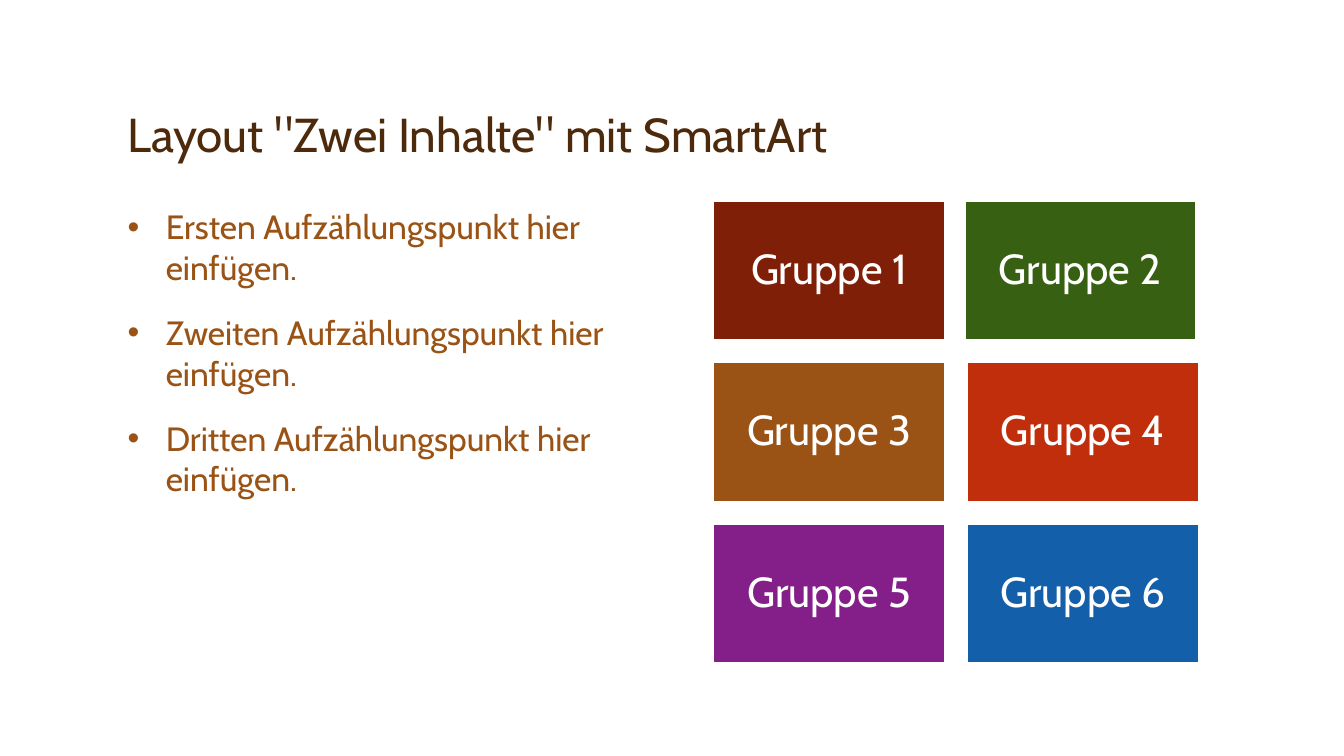
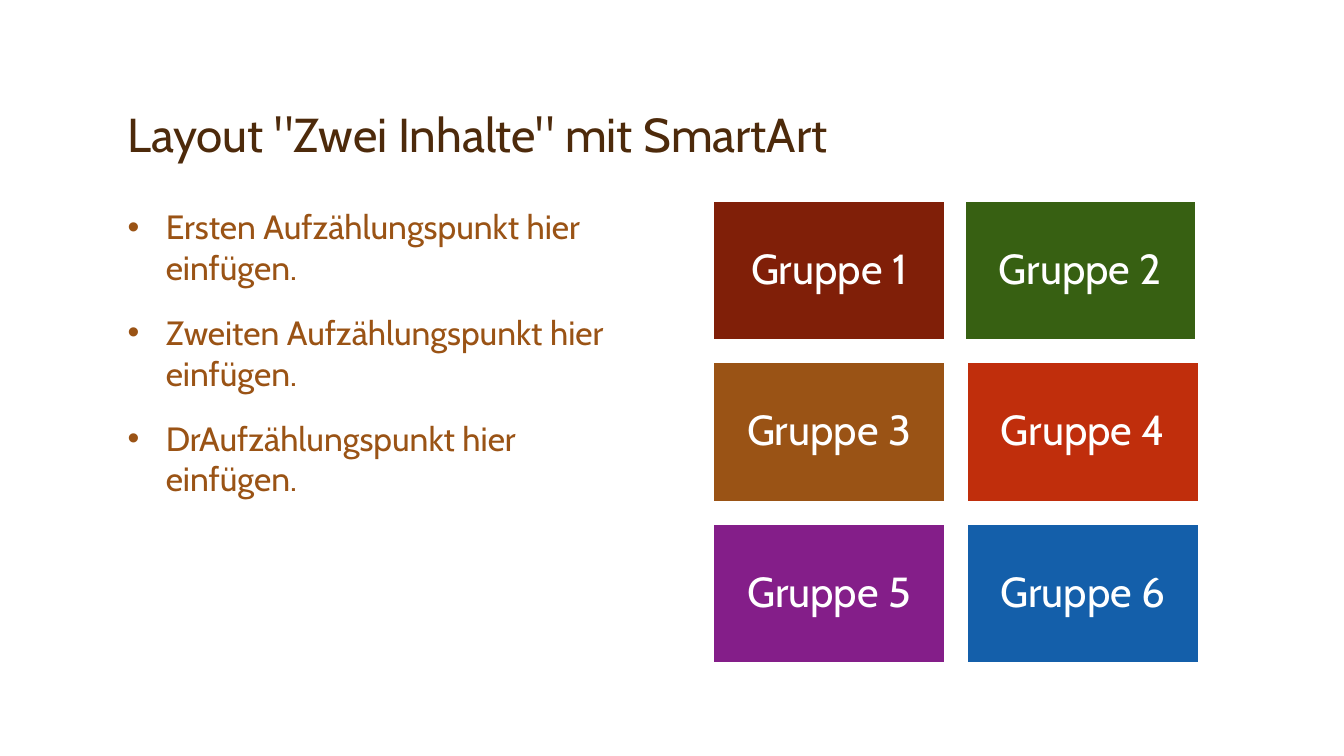
Before and after one commit to Team-6-SYP/Spassseite, a slide deck: slide 4 of Kapitel 9 Qualitätsicherung.pptx. Drawn at 1344x756 pixels with LibreOffice and Linux fonts; fonts in the diff are those of the drawing; background and template pictures are left out. Boxes give left, top, right and bottom in pixels: in the first picture for what was removed or moved away, otherwise in the second. Text is boxed around its words. In the diff, an @@ line names an element or a change of style, - is before the commit and + after.

Commit message:
Update Kapitel 9 Qualitätsicherung.pptx
something

```diff
--- a/Kapitel 9 Qualitätsicherung.pptx
+++ b/Kapitel 9 Qualitätsicherung.pptx
@@ text at [166, 425, 515, 499]: text changed @@
-• Dritten Aufzählungspunkt hier einfügen.
+• DrAufzählungspunkt hier einfügen.
```
